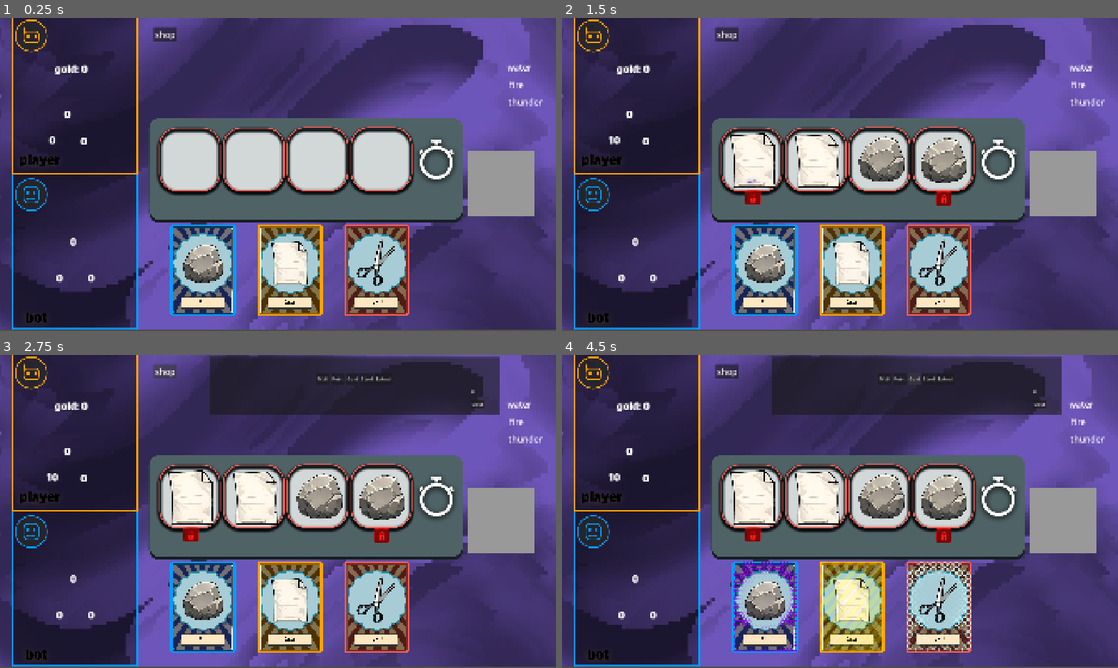
Above: before the commit, frames 1-4 (two rows, left to right).
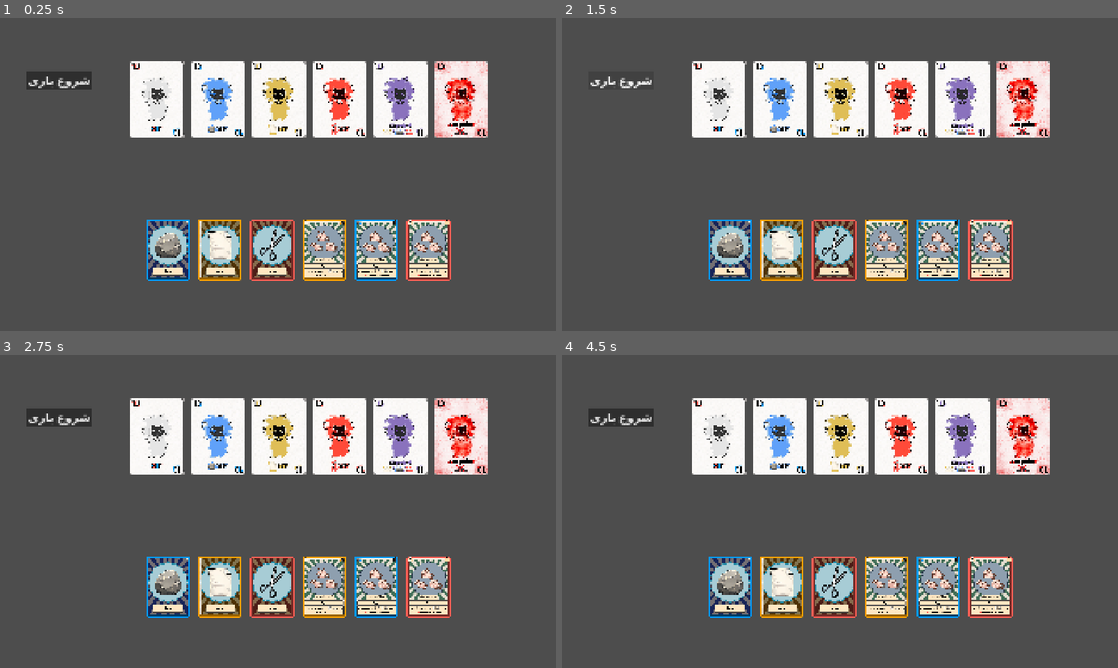
Above: after the commit, the same moments.

Repository: armin70/RPS
Game: Godot game, scene res://scenes/main_menu.tscn
Same seed, same stepped clock (60 frames per second), same inputs: the game is played once before the commit and once after it. Before the commit the project starts from res://scenes/main.tscn.
Inputs (mouse positions are in pixels of both pictures, inside the frame that each line leads up to):
- Up to frame 1 (0.25 s): no input
- Up to frame 2 (1.5 s): click (1062, 183) at 0.52 s; click (623, 80) at 1.25 s, where only the run after the commit has a clickable "شروع بازی"
- Up to frame 3 (2.75 s): click (166, 370) at 2 s, where only the run before the commit has a clickable "shop"
- Up to frame 4 (4.5 s): click (884, 380) at 2.75 s, where only the run before the commit has a clickable "Mult"; click (901, 380) at 3.5 s, where only the run before the commit has a clickable "Point"; click (912, 380) at 4.25 s, where only the run before the commit has a clickable "Gold"

The runs differ from the first frame. In frame 1, 98% of the frame differs, in the area x 0-100%, y 0-100%; in frame 2, 97%; in frame 3, 97%; in frame 4, 97%.
Error before the commit: Unable to iterate on object of type 'Nil'. (res://scripts/rps__container.gd:235)

Commit message:
new cards and divs and main menu

Diff:
--- a/main.gd
+++ b/main.gd
@@ -9,6 +9,7 @@
 @onready var botscore: Label = $UI/Botscore
 @onready var botmult: Label = $UI/Botmult
 @onready var shop_panel: Panel = $UI/ShopPanel
+const DIV_CARD = preload("uid://cas8uly5w4yrj")
 
 var current_turn
 var player_score := 0
@@ -28,17 +29,41 @@
 var water_juice = 0
 var thunder_juice = 0
 var extra_juice = 0
+
+const D_PAPER = preload("uid://lwj5wpo5rwvj")
+const D_ROCK = preload("uid://bagur52lp0kd")
+const D_SCISSOR = preload("uid://bu5sl58wpun8j")
+const D_SIBIL = preload("uid://cnumjdquwjeha")
+const D_WHITE = preload("uid://c84a3w27hdfyg")
+const D_PAIR = preload("uid://cj6fifbx58hk6")
+
+
+
 # Called when the node enters the scene tree for the first time.
 func _ready() -> void:
 	shop_panel.visible = false
-
-#func set_aspect():
-	#var vp_rect = get_viewport_rect()
-	#var aspect = vp_rect.size.x / vp_rect.size.y
-	#
-	#aspect = min(max_aspect, aspect)
-	#
-	#$game_container.ratio = aspect
+	var texture
+	print("div cardss: ", GameData.div_cards)
+	var i = 0
+	for div in GameData.div_cards:
+		if div == "white":
+			texture = D_WHITE
+		elif div == "blue":
+			texture = D_ROCK
+		elif div == "gold":
+			texture = D_PAPER
+		elif div == "red":
+			texture = D_SCISSOR
+		elif div == "purple":
+			texture = D_PAIR
+		elif div == "blood":
+			texture = D_SIBIL
+		i += 1
+		var div_scene = DIV_CARD.instantiate()
+		div_scene.setup(div, texture)
+		div_scene.position =  Vector2(i * 200, 0)
+		$DivContainer.add_child(div_scene)
+
 func play_popup_effect(label):
 	label.visible = true
 
@@ -97,6 +122,16 @@
 
 	is_game_running = false
 	if owner == "player":
+		for div in GameData.div_cards:
+				if div == "gold":
+					if player_current_card == "Paper":
+						mult += 4
+				elif div == "red":
+					if player_current_card == "Scissors":
+						mult += 4
+				elif div == "blue":
+					if player_current_card == "Rock":
+						mult += 4
 		if player_current_enchant == "mult":
 			print("mult added")
 			mult += 4
@@ -125,6 +160,11 @@
 			mult += i
 			playermult.text = str(mult)
 			await get_tree().create_timer(.4).timeout
+		for div in GameData.div_cards:
+			if div == "white":
+				mult += 2
+				playermult.text = str(mult)
+				await get_tree().create_timer(.4).timeout
 		player_score += point * mult
 		playerscore.text = str(player_score)
 		await get_tree().create_timer(1.4).timeout
@@ -265,20 +305,20 @@
 
 
 func _on_mult_pressed() -> void:
-	$hand.get_random_card("mult")
+	$hand.get_selected_card("mult")
 
 
 func _on_point_pressed() -> void:
-	$hand.get_random_card("point")
+	$hand.get_selected_card("point")
 
 
 func _on_gold_pressed() -> void:
-	$hand.get_random_card("gold")
+	$hand.get_selected_card("gold")
 
 
 func _on_steel_pressed() -> void:
-	$hand.get_random_card("steel")
+	$hand.get_selected_card("steel")
 
 
 func _on_extract_pressed() -> void:
-	$hand.get_random_card("extract")
+	$hand.get_selected_card("extract")
--- a/project.godot
+++ b/project.godot
@@ -11,9 +11,13 @@
 [application]
 
 config/name="R.P.S"
-run/main_scene="uid://c4f1jaky3h7js"
+run/main_scene="uid://d2r4rriqb4dpg"
 config/features=PackedStringArray("4.6", "Mobile")
 config/icon="res://icon.svg"
+
+[autoload]
+
+GameData="*uid://dt8m180851ukf"
 
 [display]
 
--- a/scenes/card.tscn
+++ b/scenes/card.tscn
@@ -9,7 +9,7 @@
 [node name="card" type="Node2D" unique_id=1860040782]
 script = ExtResource("1_6u4wf")
 
-[node name="Sprite2D" type="Sprite2D" parent="." unique_id=1603671225]
+[node name="sprite" type="Sprite2D" parent="." unique_id=1603671225]
 scale = Vector2(0.3, 0.3)
 texture = ExtResource("2_6u4wf")
 
--- /dev/null
+++ b/scenes/div_card.tscn
@@ -0,0 +1,24 @@
+[gd_scene format=3 uid="uid://cas8uly5w4yrj"]
+
+[ext_resource type="Script" uid="uid://bc50v7s4l88p2" path="res://scripts/div.gd" id="1_ashfq"]
+[ext_resource type="Texture2D" uid="uid://cj6fifbx58hk6" path="res://assets/D cards/D Pair.png" id="2_ilkvh"]
+
+[sub_resource type="RectangleShape2D" id="RectangleShape2D_ilkvh"]
+size = Vector2(189, 264)
+
+[node name="div_card" type="Node2D" unique_id=1913186115]
+script = ExtResource("1_ashfq")
+
+[node name="sprite" type="Sprite2D" parent="." unique_id=229785624]
+position = Vector2(132.00006, 181)
+scale = Vector2(0.25, 0.25)
+texture = ExtResource("2_ilkvh")
+
+[node name="Area2D" type="Area2D" parent="." unique_id=1184210693]
+position = Vector2(-566, -91)
+
+[node name="CollisionShape2D" type="CollisionShape2D" parent="Area2D" unique_id=1840142331]
+position = Vector2(697.5, 272)
+shape = SubResource("RectangleShape2D_ilkvh")
+
+[connection signal="input_event" from="Area2D" to="." method="_on_area_2d_input_event"]
--- /dev/null
+++ b/scenes/hand_card_menu.tscn
@@ -0,0 +1,22 @@
+[gd_scene format=3 uid="uid://b1irbc2wn0827"]
+
+[ext_resource type="Script" uid="uid://bwg85gks5v6oe" path="res://scripts/hand_card_menu.gd" id="1_2gkkk"]
+[ext_resource type="Texture2D" uid="uid://c63hfh6k1tb42" path="res://assets/1.png" id="2_v40hm"]
+
+[sub_resource type="RectangleShape2D" id="RectangleShape2D_6u4wf"]
+size = Vector2(149, 209)
+
+[node name="card_menu" type="Node2D" unique_id=1860040782]
+script = ExtResource("1_2gkkk")
+
+[node name="sprite" type="Sprite2D" parent="." unique_id=1603671225]
+scale = Vector2(0.2, 0.2)
+texture = ExtResource("2_v40hm")
+
+[node name="Area2D" type="Area2D" parent="." unique_id=1419837564]
+
+[node name="CollisionShape2D" type="CollisionShape2D" parent="Area2D" unique_id=790253460]
+position = Vector2(0.5, 0.5)
+shape = SubResource("RectangleShape2D_6u4wf")
+
+[connection signal="input_event" from="Area2D" to="." method="_on_area_2d_input_event"]
--- a/scenes/main.tscn
+++ b/scenes/main.tscn
@@ -64,7 +64,10 @@
 scale = Vector2(0.77166605, 0.77166605)
 
 [node name="hand" parent="." unique_id=2013734100 instance=ExtResource("3_sugp2")]
-position = Vector2(801, 868)
+position = Vector2(468, 888)
+
+[node name="DivContainer" type="Node2D" parent="." unique_id=1713739016]
+position = Vector2(1246, 14)
 
 [node name="UI" type="Control" parent="." unique_id=1608464452]
 layout_mode = 3
@@ -199,10 +202,10 @@
 
 [node name="WaterLabel" type="Label" parent="UI" unique_id=66207840]
 layout_mode = 0
-offset_left = 1284.0
-offset_top = 357.0
-offset_right = 1368.0
-offset_bottom = 399.0
+offset_left = 335.0
+offset_top = 351.0
+offset_right = 419.0
+offset_bottom = 393.0
 text = "water"
 label_settings = SubResource("LabelSettings_85g3d")
 horizontal_alignment = 1
@@ -210,10 +213,10 @@
 
 [node name="FireLabel" type="Label" parent="UI" unique_id=88099990]
 layout_mode = 0
-offset_left = 1280.0
-offset_top = 417.0
-offset_right = 1354.0
-offset_bottom = 459.0
+offset_left = 331.0
+offset_top = 411.0
+offset_right = 405.0
+offset_bottom = 453.0
 text = "fire"
 label_settings = SubResource("LabelSettings_choun")
 horizontal_alignment = 1
@@ -221,10 +224,10 @@
 
 [node name="ThunderLabel" type="Label" parent="UI" unique_id=388655732]
 layout_mode = 0
-offset_left = 1288.0
-offset_top = 477.0
-offset_right = 1406.0
-offset_bottom = 519.0
+offset_left = 339.0
+offset_top = 471.0
+offset_right = 457.0
+offset_bottom = 513.0
 text = "thunder"
 label_settings = SubResource("LabelSettings_ya4ey")
 horizontal_alignment = 1
--- /dev/null
+++ b/scenes/main_menu.tscn
@@ -0,0 +1,16 @@
+[gd_scene format=3 uid="uid://d2r4rriqb4dpg"]
+
+[ext_resource type="Script" uid="uid://crarhlbgvvs3q" path="res://scripts/main_menu.gd" id="1_ekxnf"]
+
+[node name="MainMenu" type="Node2D" unique_id=1436232026]
+script = ExtResource("1_ekxnf")
+
+[node name="Button" type="Button" parent="." unique_id=1791258490]
+offset_left = 92.0
+offset_top = 182.0
+offset_right = 264.0
+offset_bottom = 246.0
+theme_override_font_sizes/font_size = 40
+text = "شروع بازی"
+
+[connection signal="pressed" from="Button" to="." method="_on_button_pressed"]
--- a/scripts/HandManager.gd
+++ b/scripts/HandManager.gd
@@ -1,45 +1,60 @@
 extends Node2D
 var selected_card = null
+var start_position = Vector2(0,0)
+var spacing = 300
+
 const card_scene  = preload("uid://0ijpvowri8wi")
-var rock_card
-var paper_card
-var scissors_card
+
 var hand_center = Vector2(200, 0)
-var spacing = 300
-var availabvle_cards =["Rock","Paper","Scissors"]
 
-func layout_hand():
+const SCISSORS = preload("uid://c63hfh6k1tb42")
+const ROCK = preload("uid://du3im3yd8opkk")
+const PAPER = preload("uid://d3wdj12472tyi")
 
-	rock_card.position = hand_center + Vector2(-spacing, 0)
-	paper_card.position = hand_center + Vector2(0, 0)
-	scissors_card.position = hand_center + Vector2(spacing, 0)
+const SPR = preload("uid://vraqgid3bm3e")
+const RPS = preload("uid://bbxl4mxpqfex1")
+const PRS = preload("uid://srd31jafvknv")
+
+
 
 func _ready():
+	var i = 0
+	for card in GameData.hand_cards:
+		i += 1
+		var texture
+		var type
+		if card == "rock":
+			texture = ROCK
+			type = "Rock"
+		elif card == "paper":
+			texture = PAPER
+			type = "Paper"
+		elif card == "scissors":
+			texture = SCISSORS
+			type = "Scissors"
+		elif card == "RPS":
+			texture = RPS
+			type = "Random"
+		elif card == "SPR":
+			texture = SPR
+			type = "Random"
+		elif card == "PRS":
+			texture = PRS
+			type = "Random"
 
-	rock_card = card_scene.instantiate()
-	rock_card.type = RPSCard.CardType.ROCK
-	add_child(rock_card)
+		create_your_hand(i,card, texture,type)
 
-	paper_card = card_scene.instantiate()
-	paper_card.type = RPSCard.CardType.PAPER
-	add_child(paper_card)
 
-	scissors_card = card_scene.instantiate()
-	scissors_card.type = RPSCard.CardType.SCISSORS
-	add_child(scissors_card)
-	layout_hand()
+func create_your_hand(i,card,texture,type):
+	var new_card = card_scene.instantiate()
+	new_card.setup(name, texture,type)
+	new_card.position = start_position + Vector2(i * spacing, 0)
+	add_child(new_card)
 
-func get_random_card(enchant):
-	if availabvle_cards.size() == 0:
-		availabvle_cards =["Rock","Paper","Scissors"]
-	var choice = availabvle_cards.pick_random()
-	availabvle_cards.erase(choice)
-	if choice == "Rock":
-		rock_card.get_enchant(enchant)
-	elif choice == "Paper":
-		paper_card.get_enchant(enchant)
-	elif choice == "Scissors":
-		scissors_card.get_enchant(enchant)
+func get_selected_card(enchant):
+	if selected_card:
+		selected_card.get_enchant(enchant)
+
 
 func set_selected_card(card,enchant):
 	var type
@@ -49,14 +64,20 @@
 	# جدید را انتخاب کن
 	selected_card = card
 	print("card", card.type)
-	if card.type == 0:
-		type = "Rock"
-	elif card.type == 1:
-		type= "Paper"
-	elif card.type == 2:
-		type = "Scissors"
+	#if card.type == 0:
+		#type = "Rock"
+	#elif card.type == 1:
+		#type= "Paper"
+	#elif card.type == 2:
+		#type = "Scissors"
+	if card.type == "Random":
+		type = get_random_rps()
+	else:
+		type = card.type
 	get_parent().player_current_enchant = enchant
-
-
 	get_parent().player_current_card = type
 	selected_card.select()
+
+func get_random_rps():
+	var RPS = ["Rock","Paper","Scissors"]
+	return RPS.pick_random()
--- a/scripts/card.gd
+++ b/scripts/card.gd
@@ -1,7 +1,8 @@
 extends Node2D
 class_name RPSCard
-
-@onready var sprite = $Sprite2D
+var card_name := ""
+var card_texture: Texture2D
+@onready var sprite = $sprite
 var is_selected = false
 var enchant = ''
 enum CardType {
@@ -9,7 +10,7 @@
 	PAPER,
 	SCISSORS
 }
-@export var type: CardType
+var type =""
 const ROCK = preload("uid://du3im3yd8opkk")
 
 const SCISSOR = preload("uid://c63hfh6k1tb42")
@@ -25,13 +26,13 @@
 const GOLD = preload("uid://baorueqgaf5x4")
 const LUCKY = preload("uid://gr3tq3ndtqu6")
 
-func _ready() -> void:
-	if type == 0:
-		$Sprite2D.texture = ROCK
-	elif type == 1:
-		$Sprite2D.texture = PAPER
-	elif type == 2:
-		$Sprite2D.texture = SCISSOR
+#func _ready() -> void:
+	#if type == 0:
+		#$Sprite2D.texture = ROCK
+	#elif type == 1:
+		#$Sprite2D.texture = PAPER
+	#elif type == 2:
+		#$Sprite2D.texture = SCISSOR
 
 func select():
 
@@ -46,10 +47,11 @@
 	scale = Vector2(1, 1)
 
 func _on_area_2d_input_event(viewport, event, shape_idx):
+	if event is InputEventMouseButton and event.pressed:
+		perform_card()
 
-	if event is InputEventMouseButton and event.pressed:
-		print(type)
-		get_parent().set_selected_card(self,enchant)
+func perform_card():
+	get_parent().set_selected_card(self,enchant)
 
 func get_enchant(e):
 	enchant = e
@@ -65,3 +67,9 @@
 	elif e == "extract":
 		selected_enchant = LUCKY
 	enchant_effect.texture = selected_enchant
+
+func setup(name: String, texture: Texture2D, card_type: String):
+	card_name = name
+	card_texture = texture
+	type = card_type
+	$sprite.texture = card_texture
--- /dev/null
+++ b/scripts/div.gd
@@ -0,0 +1,34 @@
+extends Node2D
+
+var is_selected = false
+@onready var sprite: Sprite2D = $sprite
+var card_name := ""
+var card_texture: Texture2D
+
+func select():
+	is_selected = true
+	sprite.modulate = Color(1, 1, 0.6)
+	scale = Vector2(1.1, 1.1)
+
+func unselect():
+
+	is_selected = false
+	sprite.modulate = Color(1, 1, 1)
+	scale = Vector2(1, 1)
+
+func _on_area_2d_input_event(viewport, event, shape_idx):
+
+	if event is InputEventMouseButton and event.pressed:
+		if is_selected == true:
+			unselect()
+			get_parent().remove_div_card(card_name)
+		elif is_selected == false :
+			if get_parent().div_cards.size() <2:
+				select()
+				get_parent().set_div_card(card_name)
+
+
+func setup(name: String, texture: Texture2D):
+	card_name = name
+	card_texture = texture
+	$sprite.texture = card_texture
--- /dev/null
+++ b/scripts/game_data.gd
@@ -0,0 +1,4 @@
+extends Node
+
+var div_cards = []
+var hand_cards = []
--- /dev/null
+++ b/scripts/hand_card_menu.gd
@@ -0,0 +1,34 @@
+extends Node2D
+
+var is_selected = false
+@onready var sprite: Sprite2D = $sprite
+var card_name := ""
+var card_texture: Texture2D
+
+func select():
+	is_selected = true
+	sprite.modulate = Color(1, 1, 0.6)
+	scale = Vector2(1.1, 1.1)
+
+func unselect():
+
+	is_selected = false
+	sprite.modulate = Color(1, 1, 1)
+	scale = Vector2(1, 1)
+
+func _on_area_2d_input_event(viewport, event, shape_idx):
+
+	if event is InputEventMouseButton and event.pressed:
+		if is_selected == true:
+			unselect()
+			get_parent().remove_hand_card(card_name)
+		elif is_selected == false :
+			if get_parent().hand_cards.size() < 4:
+				select()
+				get_parent().set_hand_card(card_name)
+
+
+func setup(name: String, texture: Texture2D):
+	card_name = name
+	card_texture = texture
+	$sprite.texture = card_texture
--- /dev/null
+++ b/scripts/main_menu.gd
@@ -0,0 +1,87 @@
+extends Node2D
+var div_cards = []
+var hand_cards = []
+const DivCardScene = preload("uid://cas8uly5w4yrj")
+const HAND_CARD_MENU = preload("uid://b1irbc2wn0827")
+
+var div_spacing = 210
+var start_div_position = Vector2(200, 100)
+
+var hand_spacing = 180
+var start_hand_position = Vector2(400, 800)
+
+const D_PAPER = preload("uid://lwj5wpo5rwvj")
+const D_ROCK = preload("uid://bagur52lp0kd")
+const D_SCISSOR = preload("uid://bu5sl58wpun8j")
+const D_SIBIL = preload("uid://cnumjdquwjeha")
+const D_WHITE = preload("uid://c84a3w27hdfyg")
+const D_PAIR = preload("uid://cj6fifbx58hk6")
+const SCISSORS = preload("uid://c63hfh6k1tb42")
+const ROCK = preload("uid://du3im3yd8opkk")
+const PAPER = preload("uid://d3wdj12472tyi")
+const PRS = preload("uid://srd31jafvknv")
+const RPS = preload("uid://bbxl4mxpqfex1")
+const SPR = preload("uid://vraqgid3bm3e")
+
+
+func _ready() -> void:
+	create_div_card(1,"white",D_WHITE)
+	create_div_card(2,"blue",D_ROCK)
+	create_div_card(3,"gold",D_PAPER)
+	create_div_card(4,"red",D_SCISSOR)
+	create_div_card(5,"purple",D_PAIR)
+	create_div_card(6,"blood",D_SIBIL)
+	create_hand_card(1,"rock",ROCK )
+	create_hand_card(2,"paper",PAPER )
+	create_hand_card(3,"scissors",SCISSORS )
+	create_hand_card(4,"PRS",PRS )
+	create_hand_card(5,"RPS",RPS )
+	create_hand_card(6,"SPR",SPR )
+
+
+
+func create_hand_card(i,name,texture):
+	var card = HAND_CARD_MENU.instantiate()
+
+	card.setup(name, texture)
+
+	card.position = start_hand_position + Vector2(i * hand_spacing, 0)
+
+	add_child(card)
+
+
+
+func create_div_card(i,name,texture):
+
+	var card = DivCardScene.instantiate()
+
+	card.setup(name, texture)
+
+	card.position = start_div_position + Vector2(i * div_spacing, 0)
+
+	add_child(card)
+
+func set_div_card(card):
+	if div_cards.size() < 2:
+		div_cards.append(card)
+		print(div_cards)
+
+func remove_div_card(card):
+	div_cards.erase(card)
+	print(div_cards)
+
+func set_hand_card(card):
+	if hand_cards.size() < 4 :
+		hand_cards.append(card)
+		print(hand_cards)
+
+func remove_hand_card(card):
+	hand_cards.erase(card)
+	print(hand_cards)
+
+
+func _on_button_pressed() -> void:
+	if hand_cards.size() ==  4 and div_cards.size() == 2:
+		get_tree().change_scene_to_file("res://scenes/main.tscn")
+		GameData.div_cards = div_cards
+		GameData.hand_cards = hand_cards
Binary file added: assets/D cards/D Pair.png
Not shown, added: assets/D cards/D Pair.png.import
Binary file added: assets/D cards/D Paper.png
Not shown, added: assets/D cards/D Paper.png.import
Binary file added: assets/D cards/D Rock.png
Not shown, added: assets/D cards/D Rock.png.import
Binary file added: assets/D cards/D Scissor.png
Not shown, added: assets/D cards/D Scissor.png.import
Binary file added: assets/D cards/D Sibil.png
Not shown, added: assets/D cards/D Sibil.png.import
Binary file added: assets/D cards/D White.png
Not shown, added: assets/D cards/D White.png.import
(and 80 more such lines)
